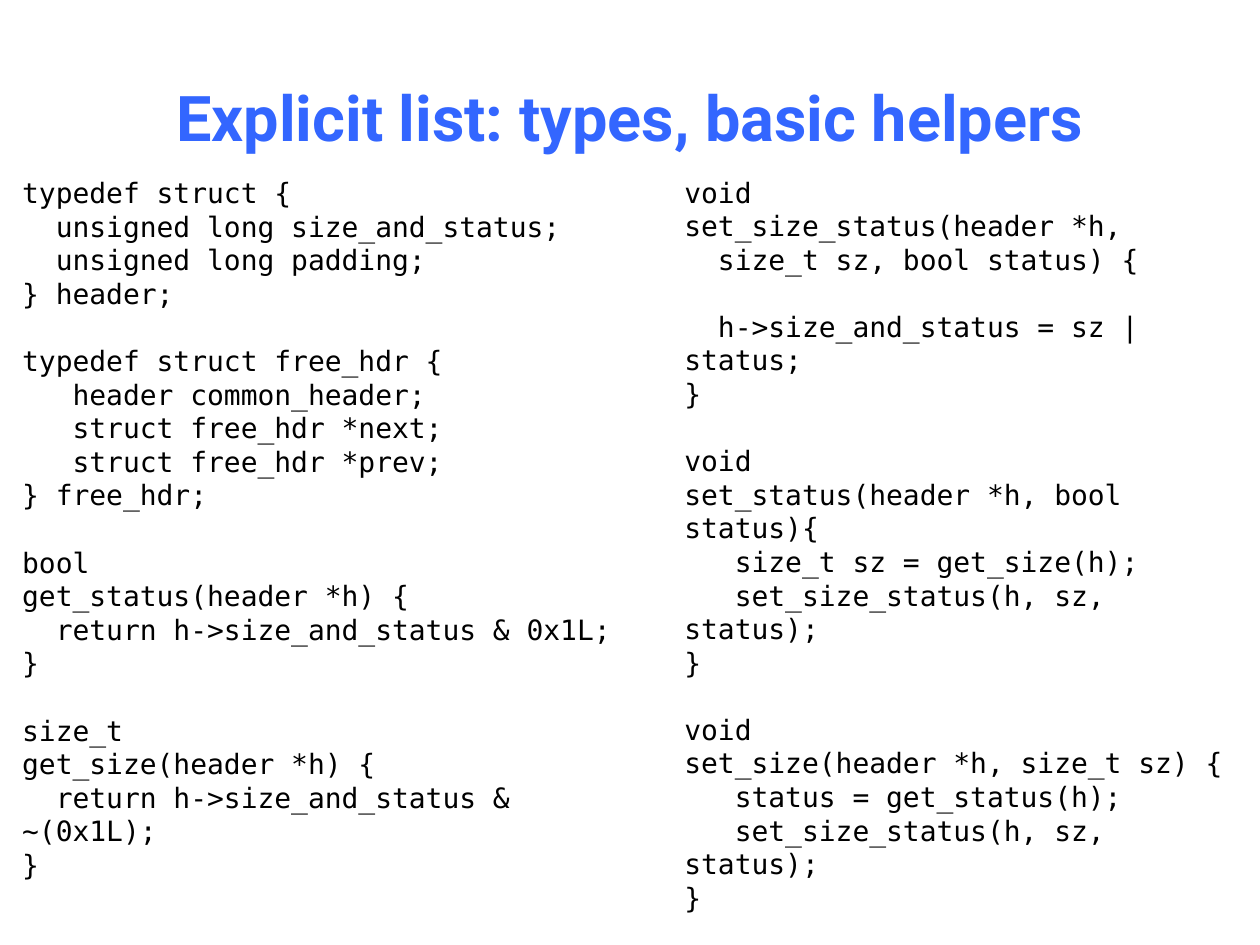
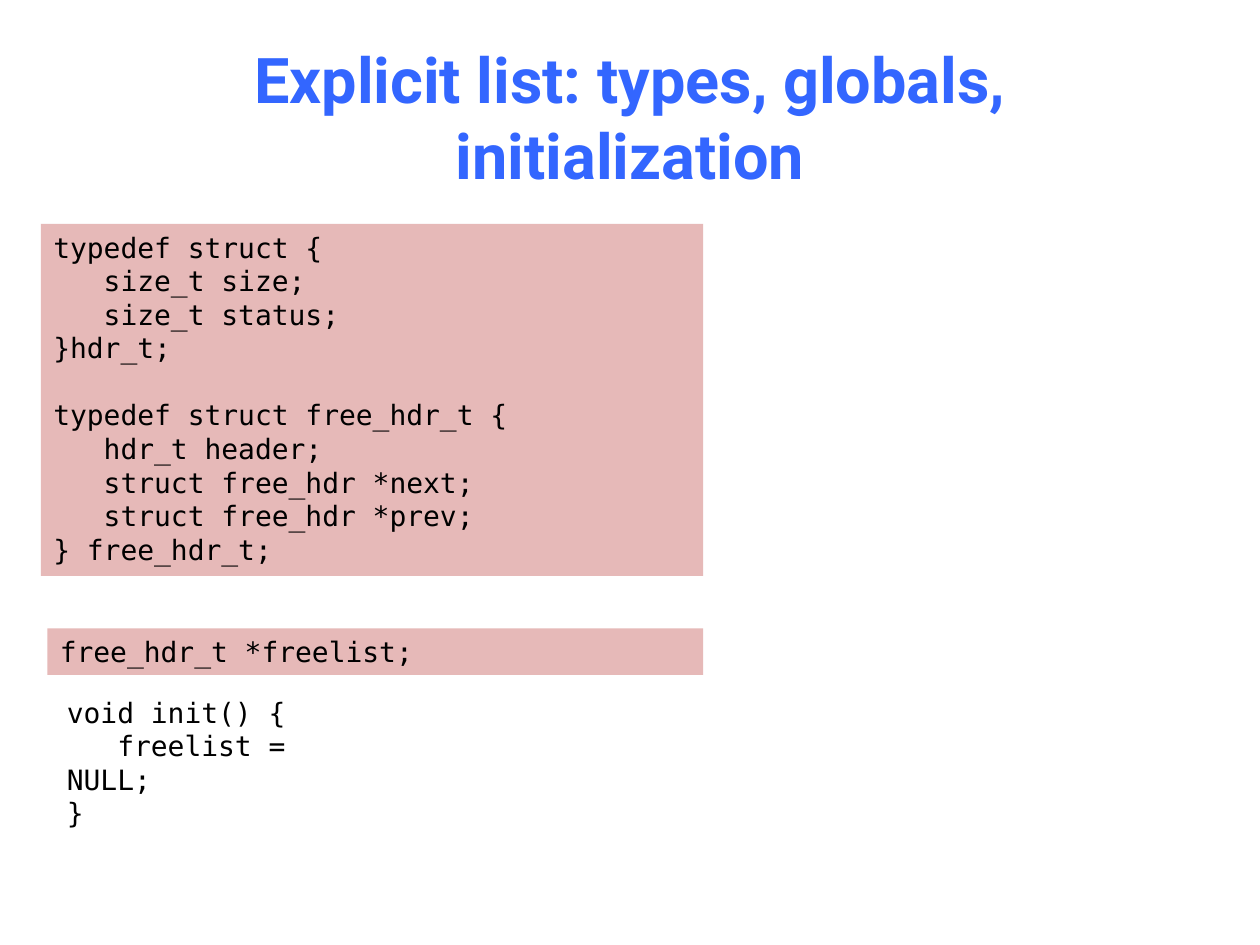
Before and after one commit to NYU-CSO/nyu-cso.github.io, a slide deck: slide 47 of notes/14-Dynamic_Allocator.pptx. Drawn at 1260x945 pixels with LibreOffice and Linux fonts; fonts in the diff are those of the drawing. Boxes give left, top, right and bottom in pixels: in the first picture for what was removed or moved away, otherwise in the second. Text is boxed around its words. In the diff, an @@ line names an element or a change of style, - is before the commit and + after.

```diff
--- a/notes/14-Dynamic_Allocator.pptx
+++ b/notes/14-Dynamic_Allocator.pptx
@@ title at bbox=[254, 55, 1005, 180]: text changed @@
-Explicit list: types, basic helpers
+Explicit list: types, globals, initialization
@@ text removed at bbox=[684, 181, 1188, 878] @@
-void
-set_size_status(header *h,
-size_t sz, bool status) {
-h->size_and_status = sz | status;
-}
-void
-set_status(header *h, bool status){
-size_t sz = get_size(h);
-set_size_status(h, sz, status);
-}
-void
-set_size(header *h, size_t sz) {
-status = get_status(h);
-set_size_status(h, sz, status);
-}
@@ rectangle "typedef struct {": place and size @@
-rectangle "typedef struct {" at bbox=[22, 181, 611, 845]
+rectangle "typedef struct {" at bbox=[40, 224, 703, 576]
@@ rectangle "typedef struct {" at bbox=[40, 224, 703, 576]: fill none to #E6B9B8 @@
@@ text in rectangle at bbox=[53, 269, 473, 466]: text changed @@
-unsigned long size_and_status;
-unsigned long padding;
-} header;
-typedef struct free_hdr {
-header common_header;
+size_t size;
+size_t status;
+}hdr_t;
+typedef struct free_hdr_t {
+hdr_t header;
@@ text in rectangle at bbox=[87, 538, 272, 566]: text changed @@
-} free_hdr;
-bool
-get_status(header *h) {
-return h->size_and_status & 0x1L;
-}
-size_t
-get_size(header *h) {
-return h->size_and_status & ~(0x1L);
-}
+} free_hdr_t;
@@ rectangle added at bbox=[48, 629, 703, 675], fill #E6B9B8, 16 pt, text #000000 @@
+free_hdr_t *freelist;
@@ text added at bbox=[67, 701, 252, 794], 16 pt, text #000000 @@
+void init() {
+freelist = NULL;
+}
```
Also in this commit, not shown: 13 other slides changed, 1 slide added, 1 slide removed, 1 other file.
